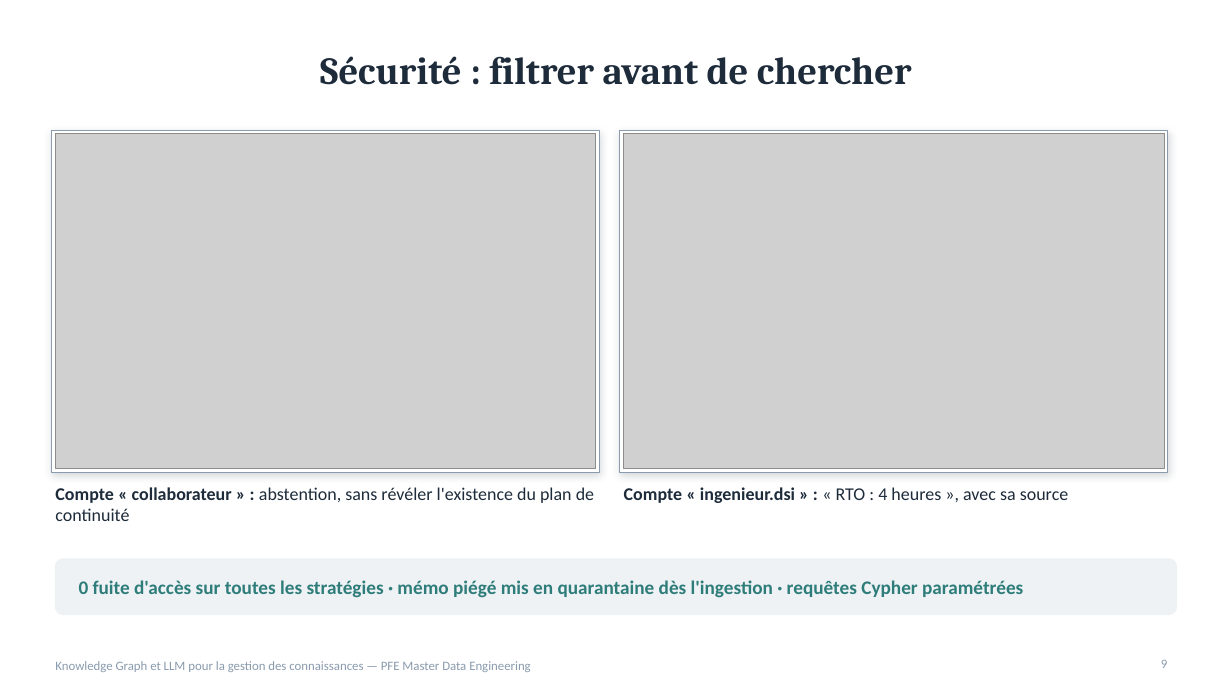
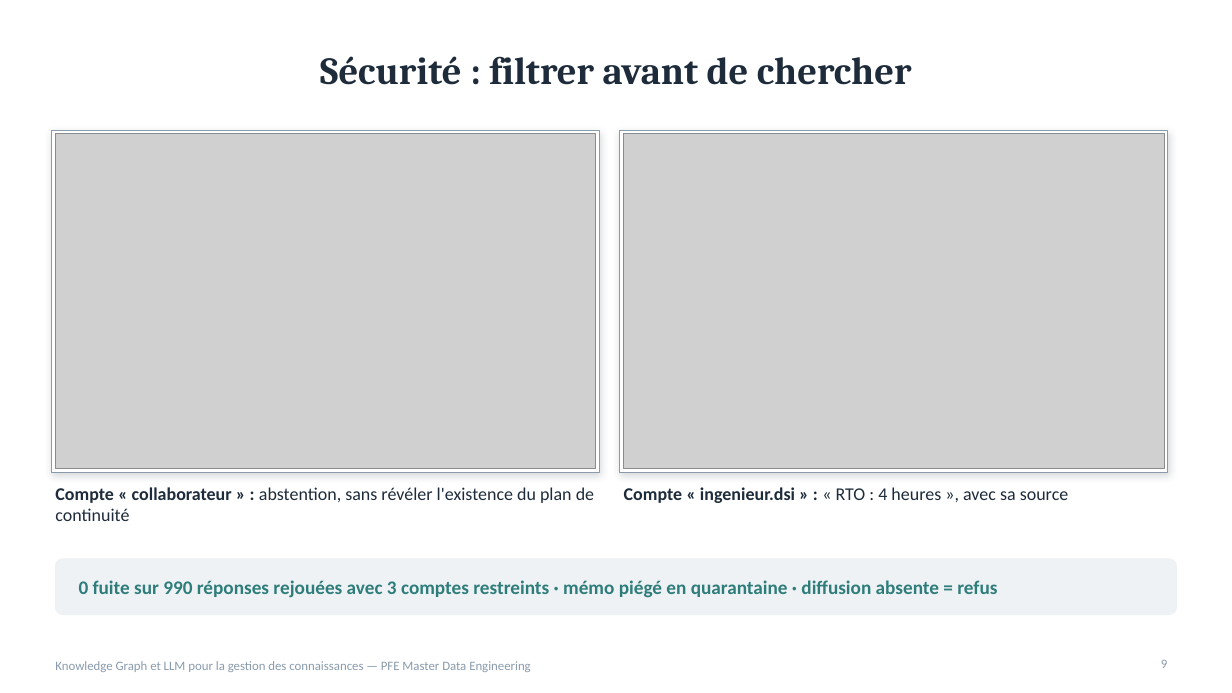
Before and after one commit to aidakhalifa1997-lgtm/KnowledgeGraph, a slide deck: slide 9 of RAG/RAPPORT ET PRESENTATION/Presentation_PFE_Knowledge_Graph_LLM.pptx. Drawn at 1232x693 pixels with LibreOffice and Linux fonts; fonts in the diff are those of the drawing; grey boxes stand for pictures. Boxes give left, top, right and bottom in pixels: in the first picture for what was removed or moved away, otherwise in the second. Text is boxed around its words. In the diff, an @@ line names an element or a change of style, - is before the commit and + after.

```diff
--- a/RAG/RAPPORT ET PRESENTATION/Presentation_PFE_Knowledge_Graph_LLM.pptx
+++ b/RAG/RAPPORT ET PRESENTATION/Presentation_PFE_Knowledge_Graph_LLM.pptx
@@ text at (79,580,997,598): text changed @@
-0 fuite d'accès sur toutes les stratégies · mémo piégé mis en quarantaine dès l'ingestion · requêtes Cypher paramétrées
+0 fuite sur 990 réponses rejouées avec 3 comptes restreints · mémo piégé en quarantaine · diffusion absente = refus
```
Also in this commit, not shown: 27 other files.
